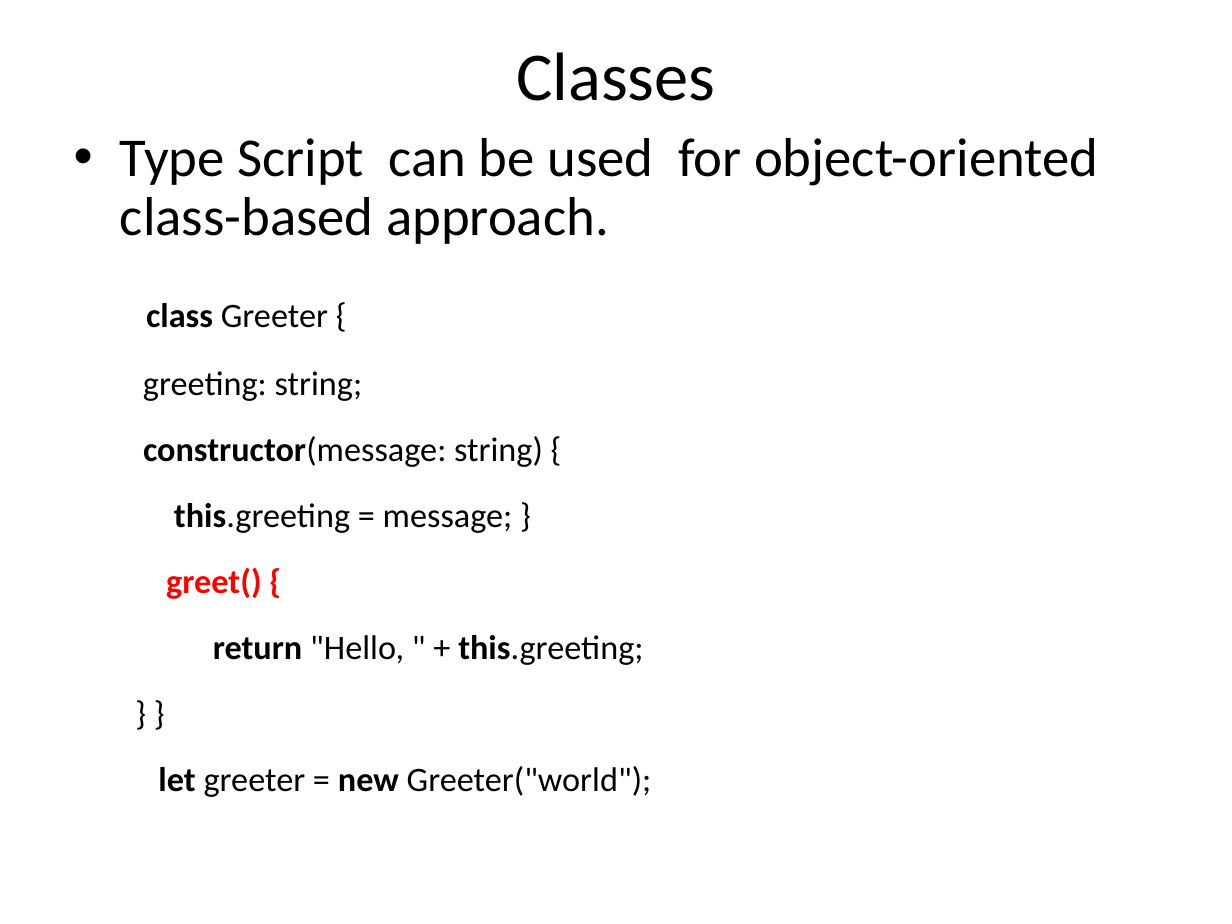
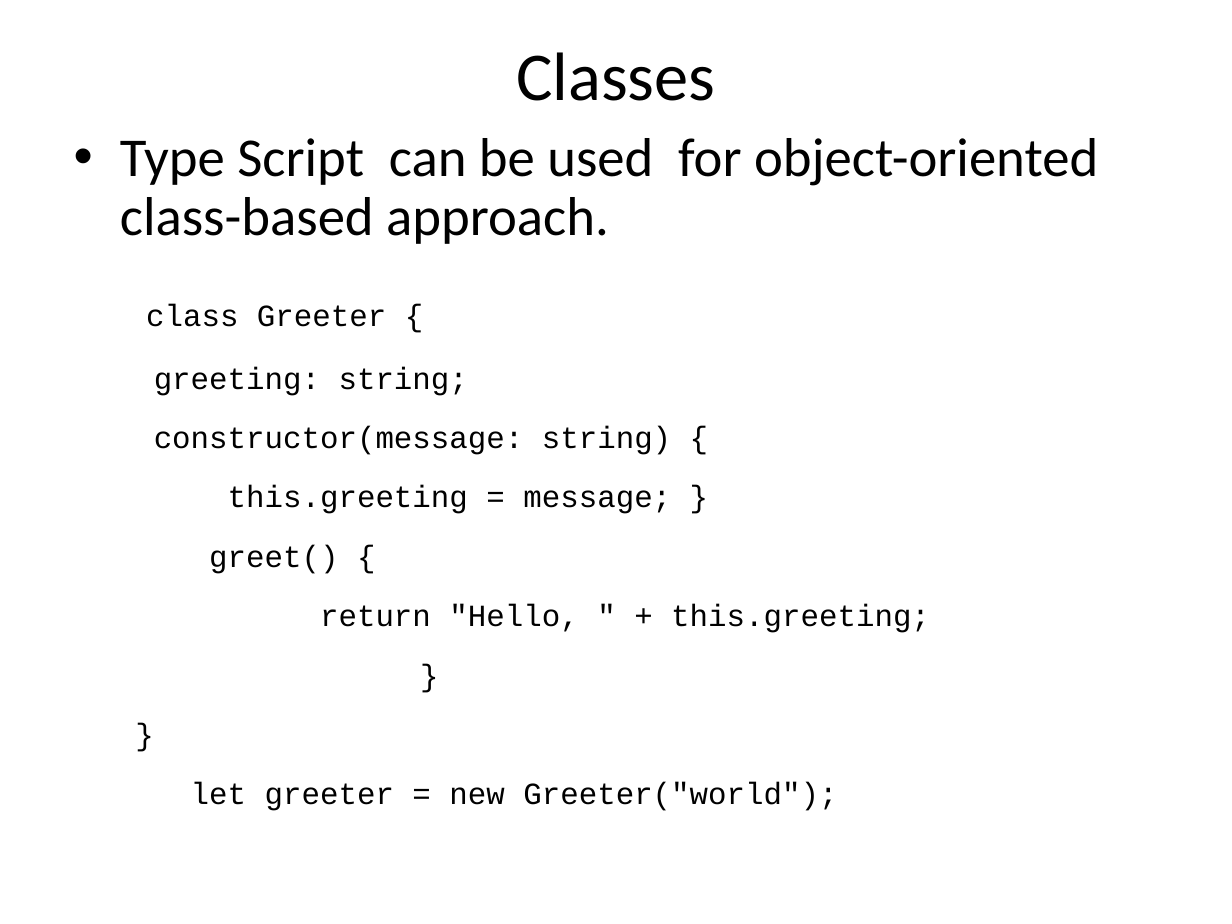
Before and after one commit to vishnumvn/AngularJS_Tut, a slide deck: slide 59 of Materials/ES_TS_For_Anguar4.ppt. Drawn at 1232x924 pixels with LibreOffice and Linux fonts; fonts in the diff are those of the drawing. Boxes give left, top, right and bottom in pixels: in the first picture for what was removed or moved away, otherwise in the second. Text is boxed around its words. In the diff, an @@ line names an element or a change of style, - is before the commit and + after.

```diff
--- a/Materials/ES_TS_For_Anguar4.ppt
+++ b/Materials/ES_TS_For_Anguar4.ppt
@@ text at [120,138,1098,811]: text changed; size 20 to 18 pt; font Calibri to Courier New @@
-  } }
+  }
+  }
@@ text at [146,304,930,811]: size 20 to 18 pt, font Calibri to Courier New in "class Greeter {", "greeting: string;", "constructor(message: string) {", "this.greeting = message; }" and 3 more places; bold off in "class", "constructor(message:", "this.greeting", "greet() {" and 2 more places; text colour #FF0000 to #000000 in "greet() {" @@
```
Also in this commit, not shown: 9 other slides changed, 3 other files.
